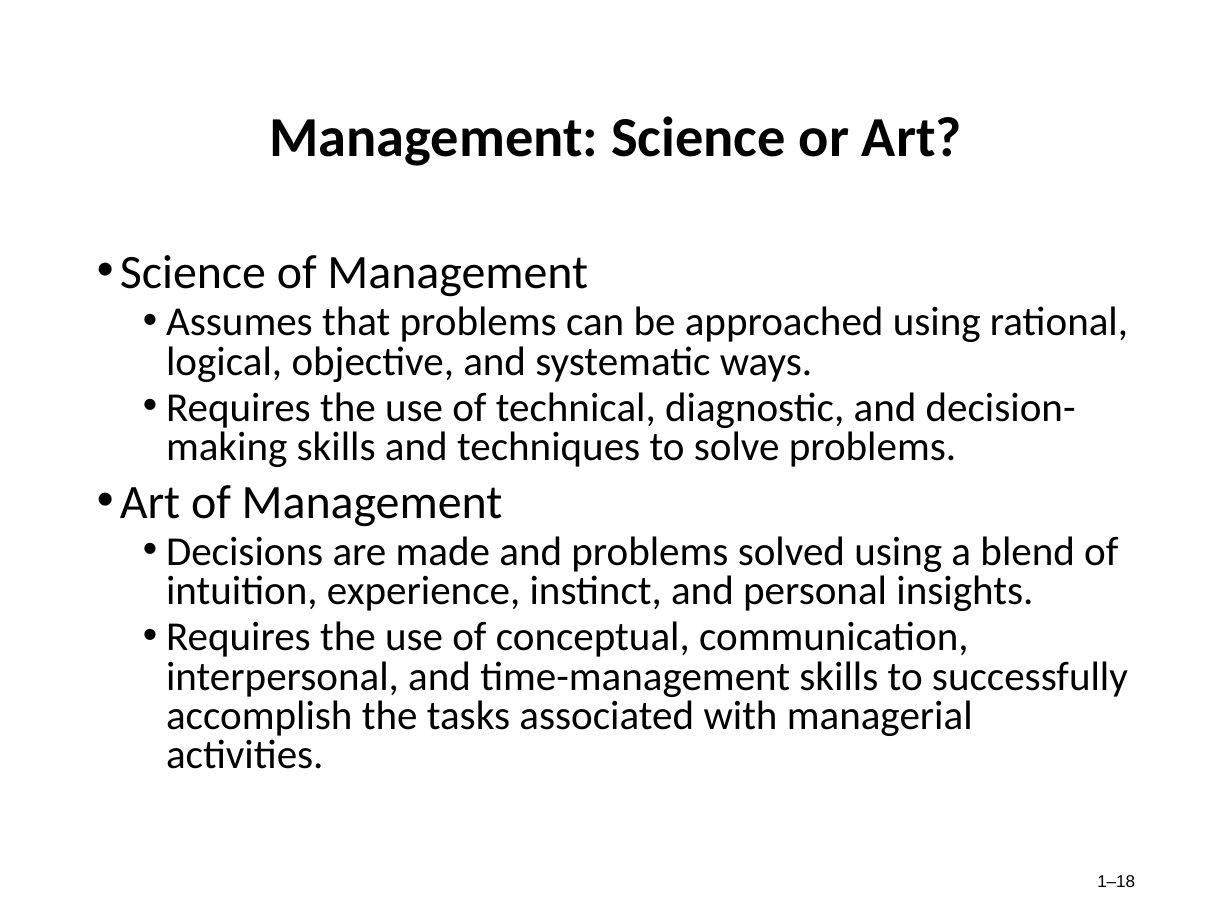
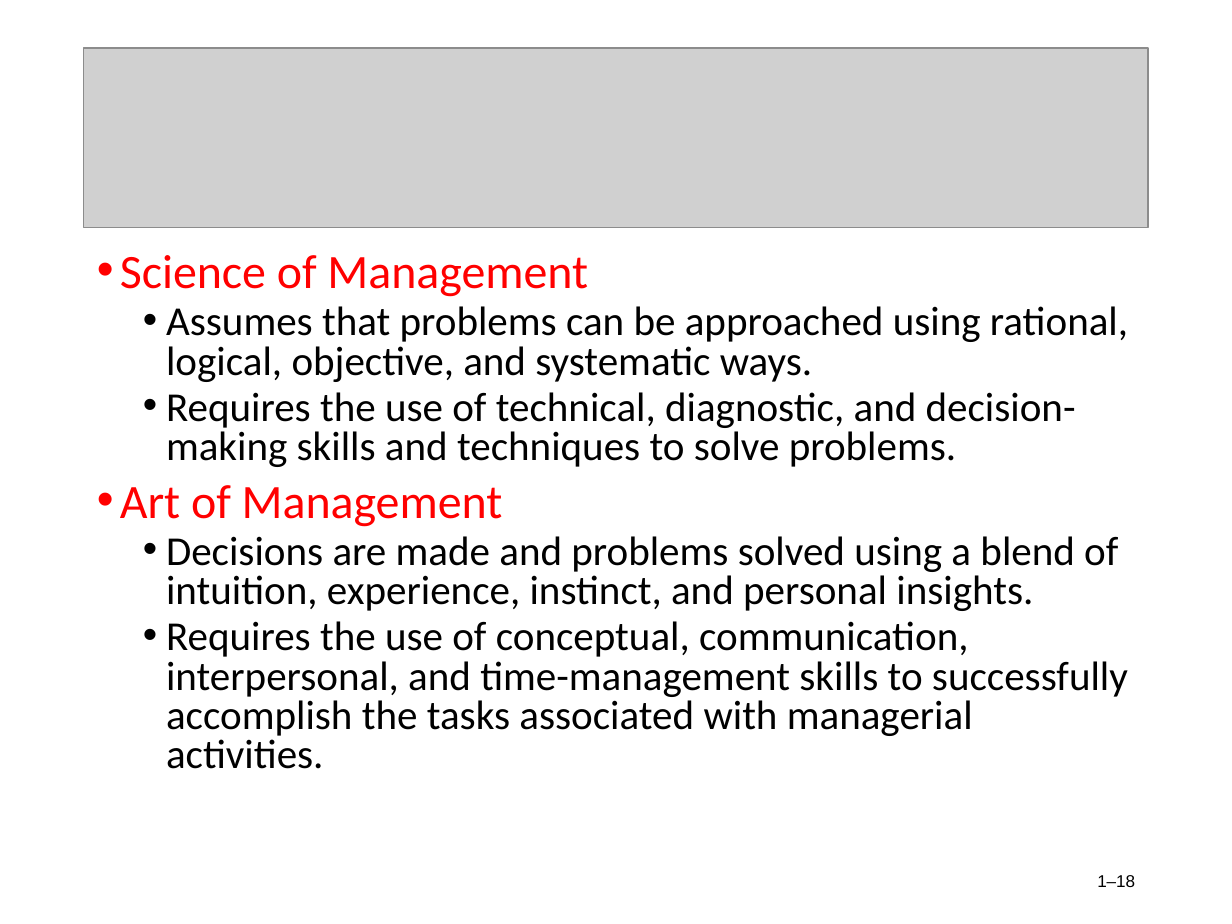
Before and after one commit to AbdullahRFA/3_2_ALL_Resources, a slide deck: slide 18 of Management & Accounting /Management/Chapter-1 (MGT).ppt. Drawn at 1232x924 pixels with LibreOffice and Linux fonts; fonts in the diff are those of the drawing; grey boxes stand for pictures. Boxes give left, top, right and bottom in pixels: in the first picture for what was removed or moved away, otherwise in the second. Text is boxed around its words. In the diff, an @@ line names an element or a change of style, - is before the commit and + after.

Commit message:
added management and accoutn tutorial

```diff
--- a/Management & Accounting /Management/Chapter-1 (MGT).ppt
+++ b/Management & Accounting /Management/Chapter-1 (MGT).ppt
@@ picture added at (x1=84, y1=48, x2=1148, y2=228) @@
@@ title removed at (x1=269, y1=116, x2=962, y2=166) @@
-Management: Science or Art?
@@ text at (x1=120, y1=255, x2=588, y2=527): text colour #000000 to #FF0000 in "Science of Management", "Art of Management"; bullet colour #000000 to #FF0000 @@
```
Also in this commit, not shown: 14 other slides changed, 2 slides added, 2 slides removed, 5 other files.
